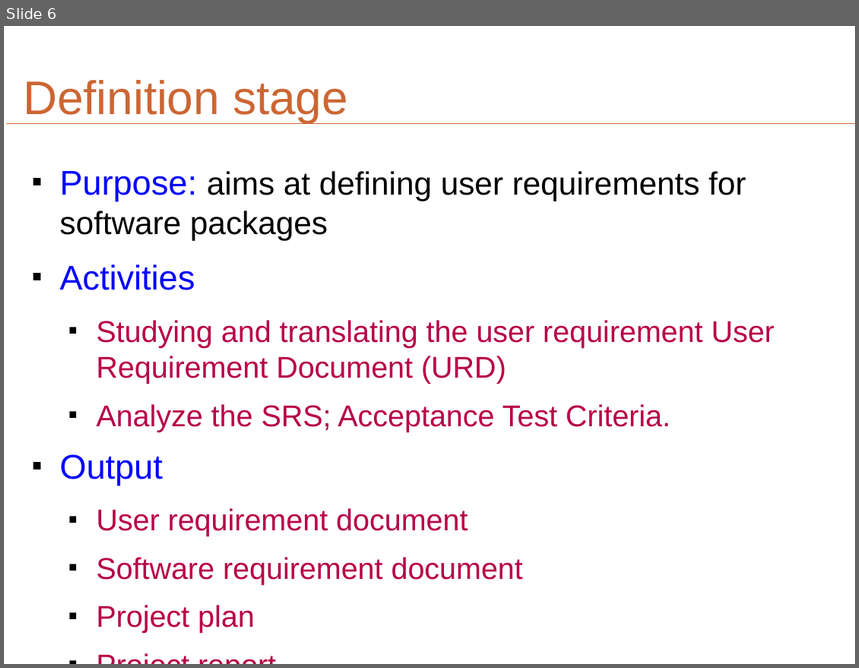
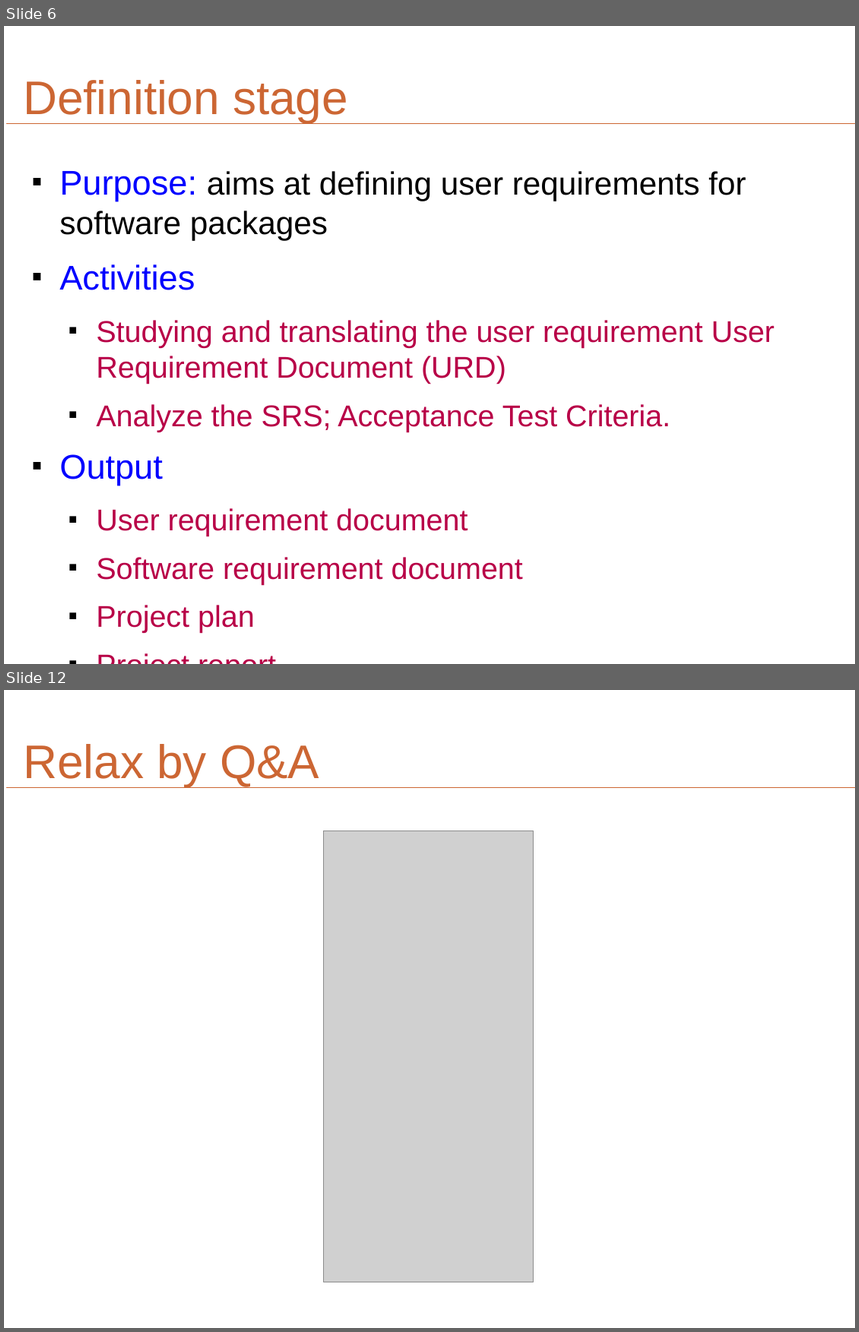
Before and after one commit to shindo59/open-ones, a slide deck: trunk/SDP/Wip/Document/Slide/SDP_SDLC.odp. Shown one above the other, each under a label of ours: slide 6 before the commit, slides 6 and 12 after it; the slides between them are not shown. The pictures are 859x668 and 859x1332 pixels, drawn with LibreOffice and Linux fonts; fonts in the diff are those of the drawing; grey boxes stand for pictures. Boxes give left, top, right and bottom in pixels: in the first picture for what was removed or moved away, otherwise in the second. Text is boxed around its words. In the diff, an @@ line names an element or a change of style, - is before the commit and + after.

```diff
--- a/trunk/SDP/Wip/Document/Slide/SDP_SDLC.odp
+++ b/trunk/SDP/Wip/Document/Slide/SDP_SDLC.odp
@@ slide 12 added at <box>4,690,855,1328</box>, background #FFFFFF; not listed: 1 template element that a slide beside it also shows @@
@@ title added at <box>23,744,319,787</box>, 44 pt, text #CC6633 @@
+Relax by Q&A
@@ picture added at <box>324,831,534,1283</box> @@
```
Also in this commit, not shown: 6 slides changed, 4 other slides added, 2 slides removed, 2 other files.
